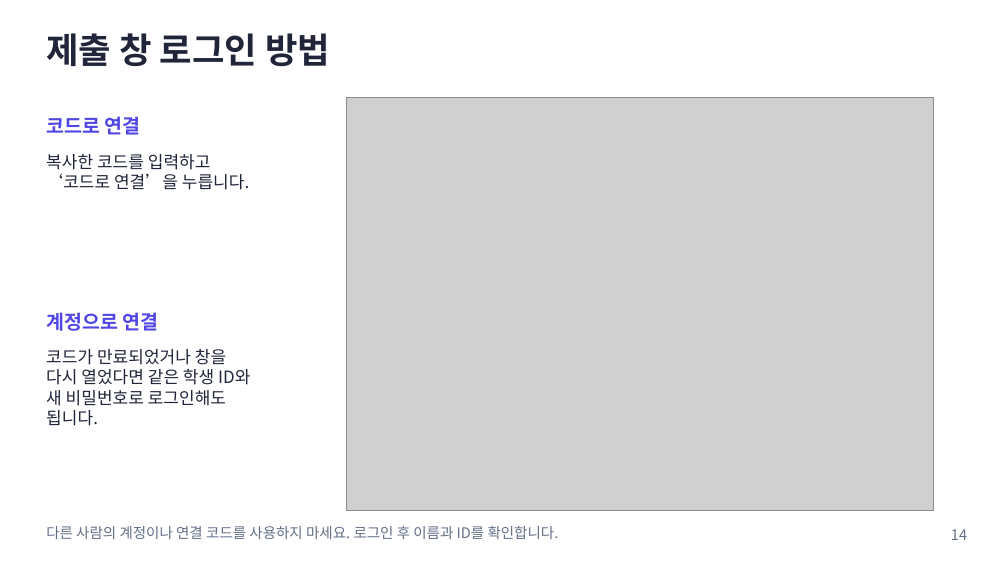
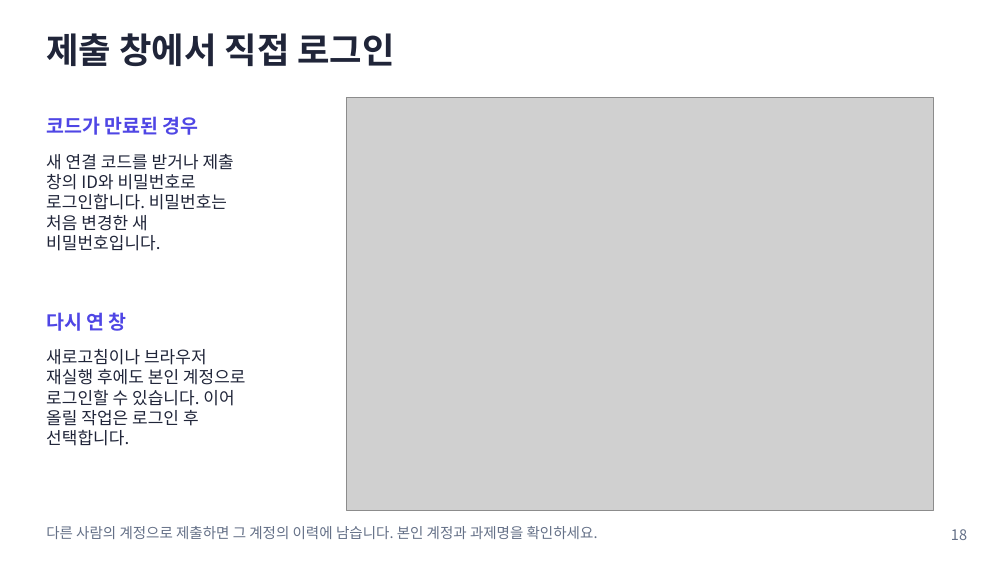
Before and after one commit to prozac0401/AssignmentHub, a slide deck: slide 18 of docs/manual/AssignmentHub_사용자_매뉴얼.pptx (slide 14 before the commit). Drawn at 1008x567 pixels with LibreOffice and Linux fonts; fonts in the diff are those of the drawing; grey boxes stand for pictures. Boxes give left, top, right and bottom in pixels: in the first picture for what was removed or moved away, otherwise in the second. Text is boxed around its words. In the diff, an @@ line names an element or a change of style, - is before the commit and + after.

```diff
--- a/docs/manual/AssignmentHub_사용자_매뉴얼.pptx
+++ b/docs/manual/AssignmentHub_사용자_매뉴얼.pptx
@@ text at bbox=[46, 33, 395, 67]: text changed @@
-제출 창 로그인 방법
+제출 창에서 직접 로그인
@@ text at bbox=[46, 116, 199, 135]: text changed @@
-코드로 연결
+코드가 만료된 경우
@@ text at bbox=[46, 154, 234, 251]: text changed @@
-복사한 코드를 입력하고
-‘코드로 연결’을 누릅니다.
+새 연결 코드를 받거나 제출
+창의 ID와 비밀번호로
+로그인합니다. 비밀번호는
+처음 변경한 새
+비밀번호입니다.
@@ text at bbox=[46, 312, 127, 331]: text changed @@
-계정으로 연결
+다시 연 창
@@ text at bbox=[46, 349, 246, 446]: text changed @@
-코드가 만료되었거나 창을
-다시 열었다면 같은 학생 ID와
-새 비밀번호로 로그인해도
-됩니다.
+새로고침이나 브라우저
+재실행 후에도 본인 계정으로
+로그인할 수 있습니다. 이어
+올릴 작업은 로그인 후
+선택합니다.
@@ text at bbox=[46, 526, 598, 539]: text changed @@
-다른 사람의 계정이나 연결 코드를 사용하지 마세요. 로그인 후 이름과 ID를 확인합니다.
+다른 사람의 계정으로 제출하면 그 계정의 이력에 남습니다. 본인 계정과 과제명을 확인하세요.
@@ text at bbox=[951, 529, 967, 540]: text changed @@
-14
+18
```
Also in this commit, not shown: 25 other slides changed, 9 slides added, 1 slide removed, 54 other files.
